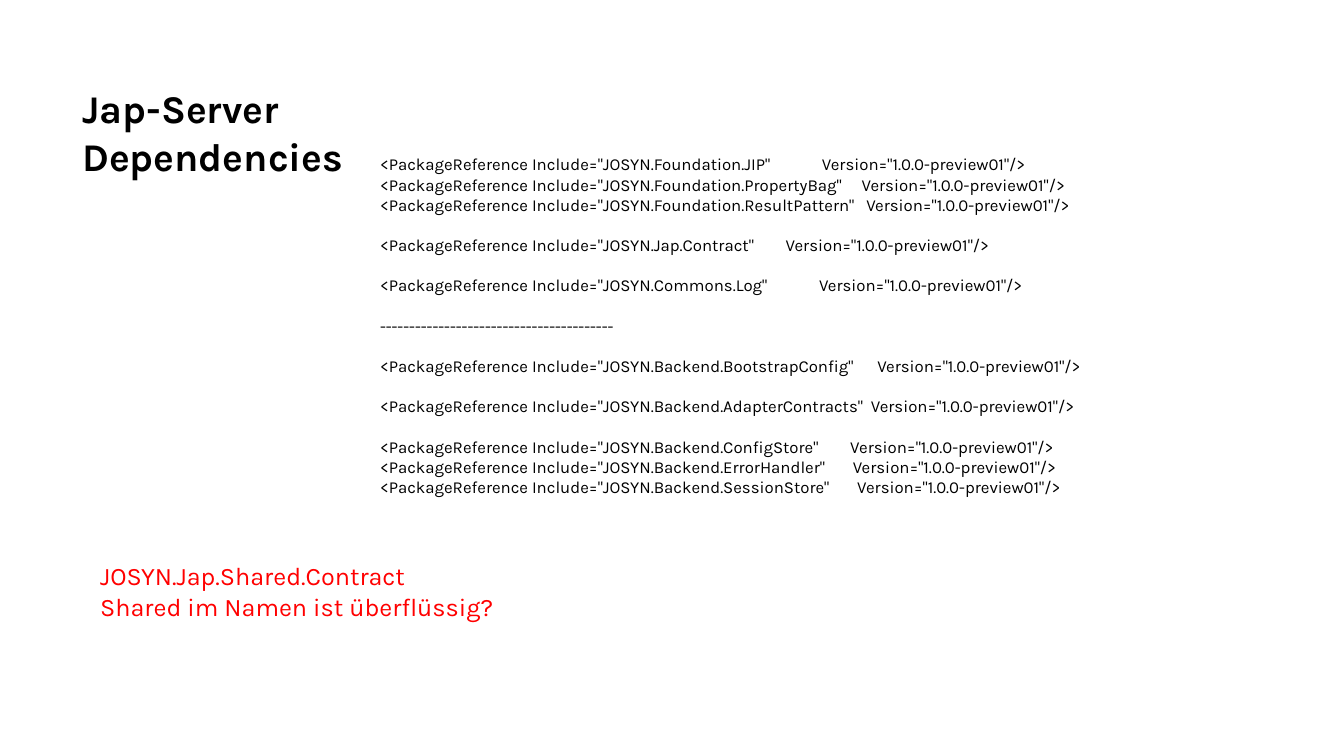
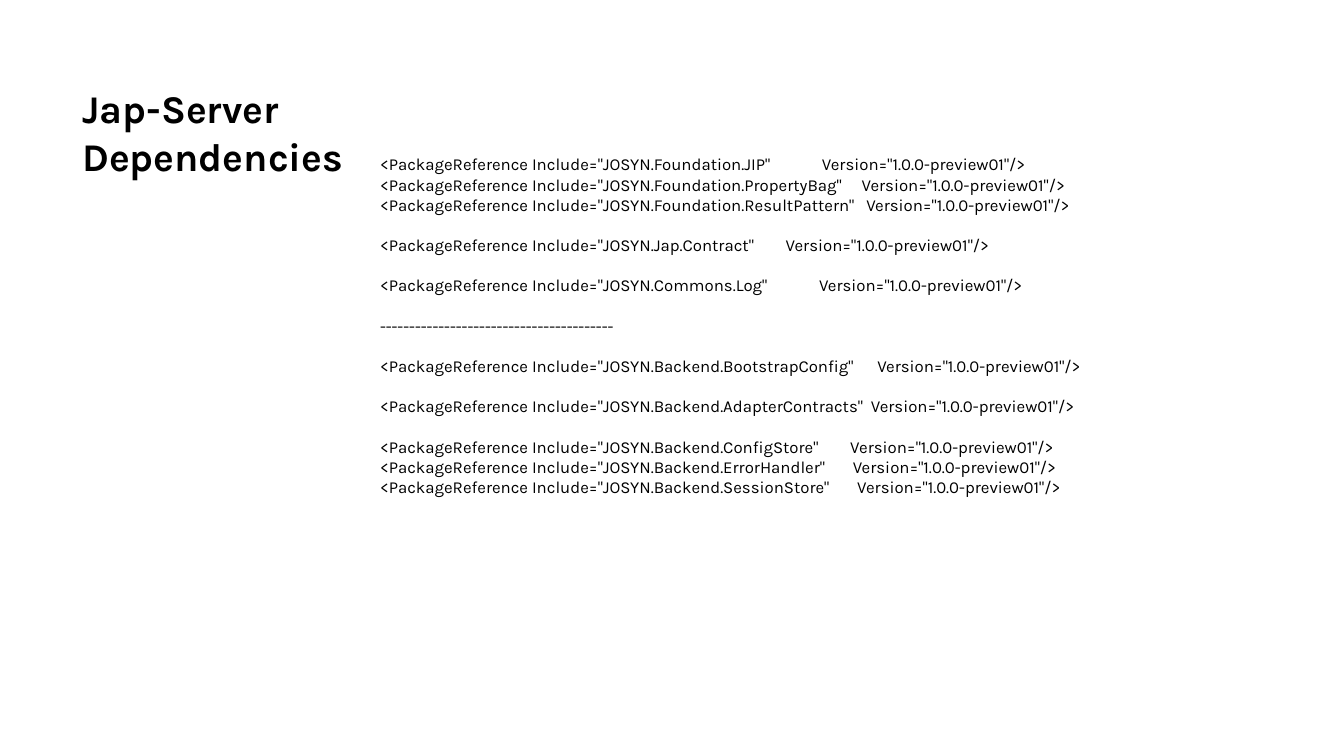
Before and after one commit to ckluth/josyn-platform, a slide deck: slide 13 of josyn-intro.pptx (slide 9 before the commit). Drawn at 1344x756 pixels with LibreOffice and Linux fonts; fonts in the diff are those of the drawing. Boxes give left, top, right and bottom in pixels: in the first picture for what was removed or moved away, otherwise in the second. Text is boxed around its words. In the diff, an @@ line names an element or a change of style, - is before the commit and + after.

```diff
--- a/josyn-intro.pptx
+++ b/josyn-intro.pptx
@@ text removed at (x1=100, y1=567, x2=493, y2=622) @@
-JOSYN.Jap.Shared.Contract
-Shared im Namen ist überflüssig?
```
Also in this commit, not shown: 3 other slides changed, 4 slides added, 2 slides removed.
